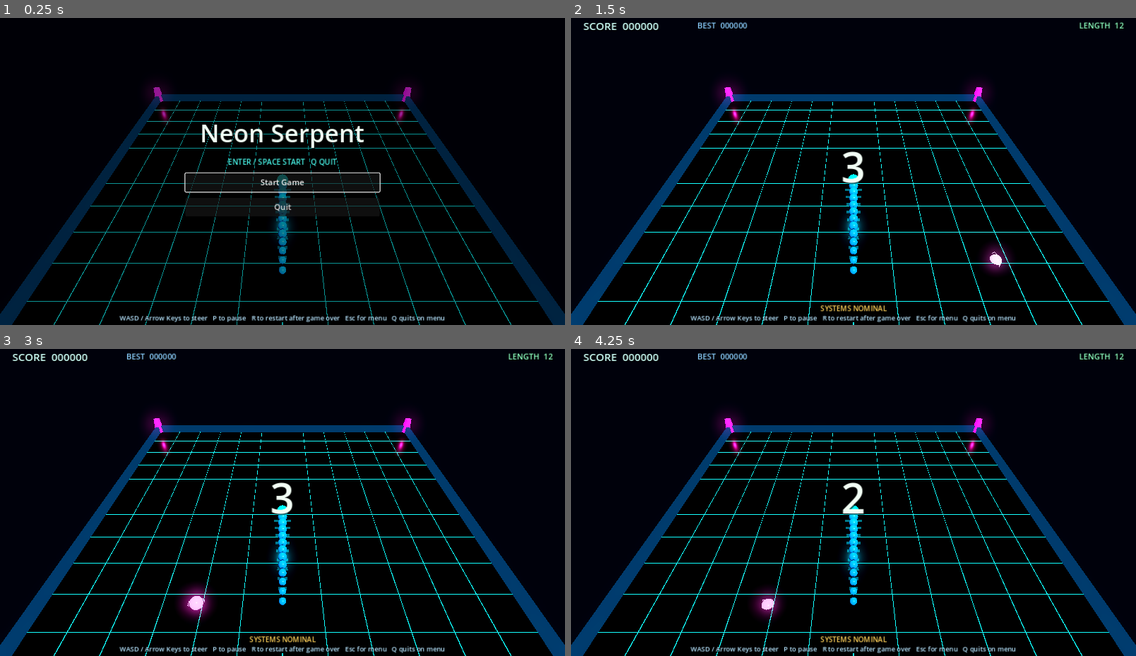
Above: before the commit, frames 1-4 (two rows, left to right).
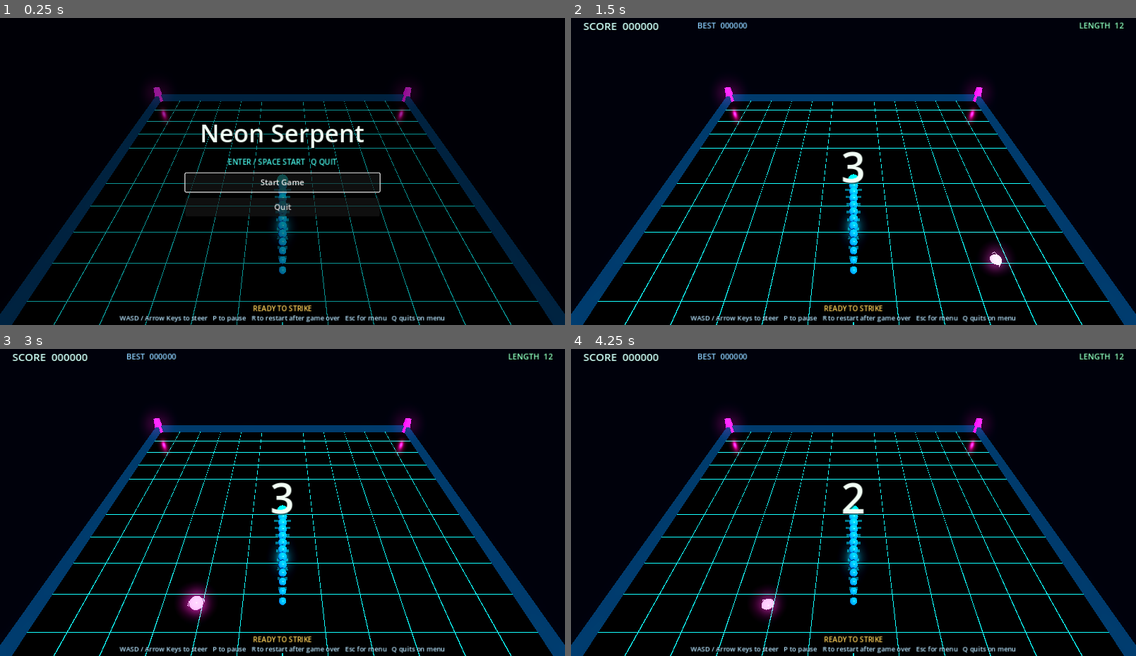
Above: after the commit, the same moments.

Repository: Ken8675309/snake_2026
Game: Godot game, scene res://scenes/Main.tscn
Two runs of this game, one before a commit and one after it. Both use one fixed random seed, a clock stepped at 60 frames per second and the inputs below.
Inputs:
- Up to frame 1 (0.25 s): no input
- Up to frame 2 (1.5 s): click "Start Game" at 0.5 s; tap Enter (menu_accept) at 1.25 s; hold D (move_right) from 1.28 s (still down)
- Up to frame 3 (3 s): tap R (restart) at 2 s; release D (move_right) at 2.03 s; hold Escape (menu_back) 2.03-2.75 s; click "Start Game" at 2.75 s
- Up to frame 4 (4.25 s): hold D (move_right) from 3.53 s (still down)

The runs differ from the first frame. In frame 1, 0.1% of the frame differs, in the area x 44-56%, y 93-96%; in frame 2, 0.2%; in frame 3, 0.2%; in frame 4, 0.2%.

Commit message:
Polish UI text and fix texture cleanup

Diff:
--- a/project.godot
+++ b/project.godot
@@ -8,7 +8,7 @@
 config/name="Neon Serpent"
 run/main_scene="res://scenes/Main.tscn"
 config/features=PackedStringArray("4.2", "Forward Plus")
-config/icon="res://icon.svg"
+config/icon=""
 
 [display]
 
--- a/scripts/game_manager.gd
+++ b/scripts/game_manager.gd
@@ -56,6 +56,12 @@
 
 func _exit_tree() -> void:
 	cleanup_runtime_objects()
+
+
+func _notification(what: int) -> void:
+	if what == NOTIFICATION_WM_CLOSE_REQUEST:
+		cleanup_runtime_objects()
+		get_tree().quit()
 
 
 func _process(delta: float) -> void:
--- a/scripts/ui_manager.gd
+++ b/scripts/ui_manager.gd
@@ -36,7 +36,7 @@
 		active.append("SHIELD %.0f" % effects["shield"])
 	if effects["magnet"] > 0.0:
 		active.append("MAGNET %.0f" % effects["magnet"])
-	_effects_label.text = " / ".join(active) if not active.is_empty() else "SYSTEMS NOMINAL"
+	_effects_label.text = " / ".join(active) if not active.is_empty() else _get_status_line()
 
 
 func setup(manager) -> void:
@@ -60,7 +60,7 @@
 	var center_state_visible := state_name == "PAUSED" or state_name == "GAME_OVER"
 	_menu_root.visible = menu_visible
 	_top_bar.visible = not menu_visible
-	_effects_label.visible = not menu_visible
+	_effects_label.visible = true
 	_countdown_label.visible = state_name == "COUNTDOWN"
 	_state_label.visible = center_state_visible
 	_state_subtitle.visible = center_state_visible
@@ -70,17 +70,20 @@
 			_state_label.text = ""
 			_state_subtitle.text = ""
 			_countdown_label.text = ""
-			_effects_label.text = ""
+			_effects_label.text = "READY TO STRIKE"
 			_start_button.grab_focus()
 		"COUNTDOWN":
 			_state_label.text = ""
 			_state_subtitle.text = ""
+			_effects_label.text = "READY TO STRIKE"
 		"PAUSED":
 			_state_label.text = "PAUSED"
 			_state_subtitle.text = "P RESUME   ESC MENU"
+			_effects_label.text = "COILED"
 		"GAME_OVER":
-			_state_label.text = "SIGNAL LOST"
+			_state_label.text = "SERPENT DOWN"
 			_state_subtitle.text = "R / ENTER RESTART   ESC MENU"
+			_effects_label.text = "VENOM SPENT"
 		_:
 			_state_label.text = ""
 			_state_subtitle.text = ""
@@ -90,6 +93,19 @@
 func _on_countdown_changed(text: String) -> void:
 	_countdown_label.text = text
 	_countdown_label.visible = not text.is_empty()
+
+
+func _get_status_line() -> String:
+	if game_manager == null:
+		return "READY TO STRIKE"
+	match game_manager.state:
+		game_manager.GameState.MENU, game_manager.GameState.COUNTDOWN:
+			return "READY TO STRIKE"
+		game_manager.GameState.PAUSED:
+			return "COILED"
+		game_manager.GameState.GAME_OVER:
+			return "VENOM SPENT"
+	return "HUNT ACTIVE"
 
 
 func _build_ui() -> void:
